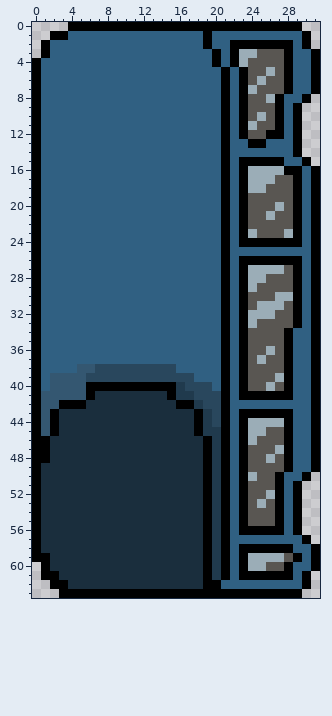
Pixel-art file, stored at Assets/Sprites/Bus/bus_right.ase. Above, as it was before the edit.
32x64 pixels, 1 frame.
Once edited:
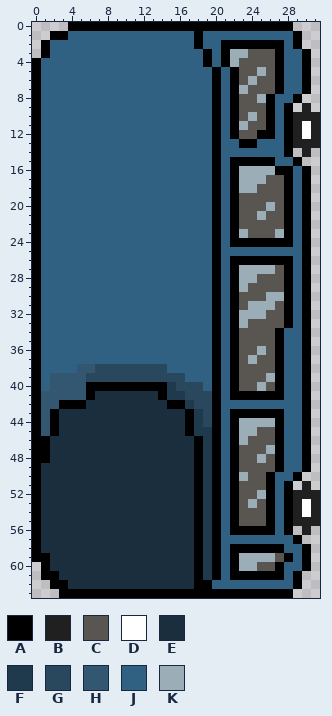
Palette (. is transparent): A #000000  B #202020  C #595652  D #ffffff  E #1a2e3d  F #203a4d  G #29475d  H #345771  J #306082  K #9badb7
What changed:
Changed rows in their new state; - is an unchanged pixel.
first column x 14:
 0 ---------------.--
 1 ----AJ---------A.-
 2 ----AJ-A------JA.-
 3 -----AJAK-C--AJ-A.
 4 -----AJAKC---AJ-A.
 5 ------AJAC-KCAJ-A.
 6 ------AJACKC-AJ-A.
 7 ------AJAKC--AJ-A.
 8 ------AJAC-KAJ-A.-
 9 ------AJAC--AJA.B-
10 ------AJACKCAJABBB
11 ------AJAKC-AJABDB
12 ------AJAC-A-JABDB
13 ------AJ-A-J--ABBB
14 ------AJ------A.B-
15 ------AJA----J-A.-
16 ------AJAK---A-JA.
17 ------AJAK--C-AJA.
18 ------AJAK-C--AJA.
19 ------AJAC----AJA.
20 ------AJAC--KCAJA.
21 ------AJAC-KC-AJA.
22 ------AJAC----AJA.
23 ------AJAKC--KAJA.
24 ------AJA------JA.
25 ------AJ--------A.
26 ------AJA------JA.
27 ------AJAK---CAJA.
28 ------AJAK-C--AJA.
29 ------AJAKC---AJA.
30 ------AJAC--K-AJA.
31 ------AJACK--CAJA.
32 ------AJAK--C-AJA.
33 ------AJAKC---AJA.
34 ------AJAC---AJ-A.
35 ------AJAC---AJ-A.
36 ------AJAC-KCAJ-A.
37 ------AJACKC-AJ-A.
38 -J----AJAC---AJ-A.
39 ---J--AJAC--KAJ-A.
40 -FG--JAJAC-KCAJ-A.
41 AF-G--AJA-----J-A.
42 -A-FG-AJ--------A.
43 ---AFGAJA-----J-A.
44 ---AFGAJAK---AJ-A.
45 ---AF-AJAK-C-AJ-A.
46 ----AFAJAKC--AJ-A.
47 ----AFAJAC--KAJ-A.
48 ----AFAJAC-KCAJ-A.
49 ----AFAJAC---AJ-A.
50 ----AFAJAKC-AJ-A.-
51 ----AFAJAC--AJA.B-
52 ----AFAJAC-KAJABBB
53 ----AFAJACKCAJABDB
54 ----AFAJAC--AJABDB
55 ----AFAJAC--AJABBB
56 ----AFAJA----JA.B-
57 ----AFAJ-------A.-
58 ----AFAJA-----J-A.
59 ----AFAJAK---CAJA.
60 ----AFAJAK-C-AJ-A.
61 ----AFAJA-----JA.-
62 ----A-J--------A.-
63 ---------------.--
